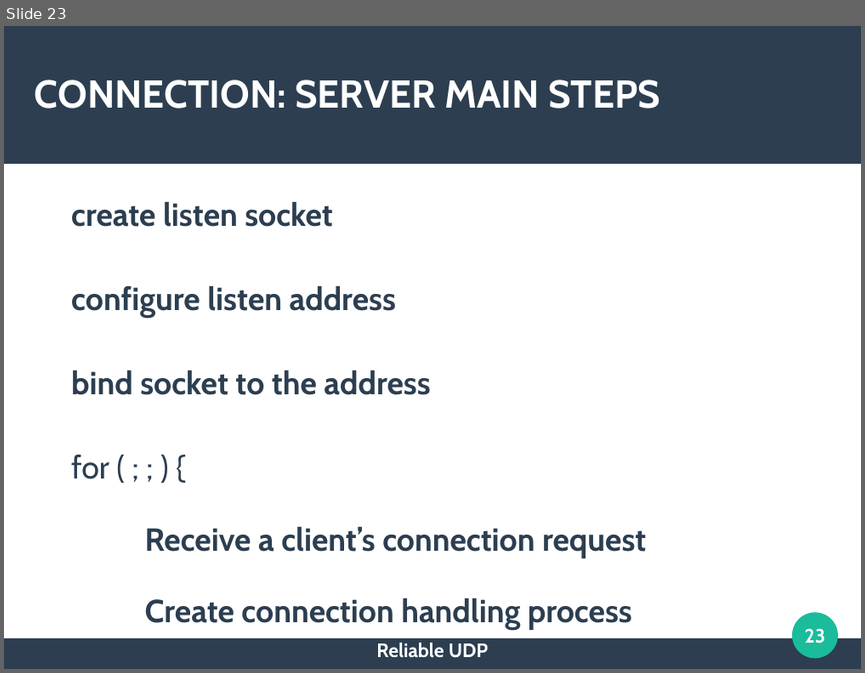
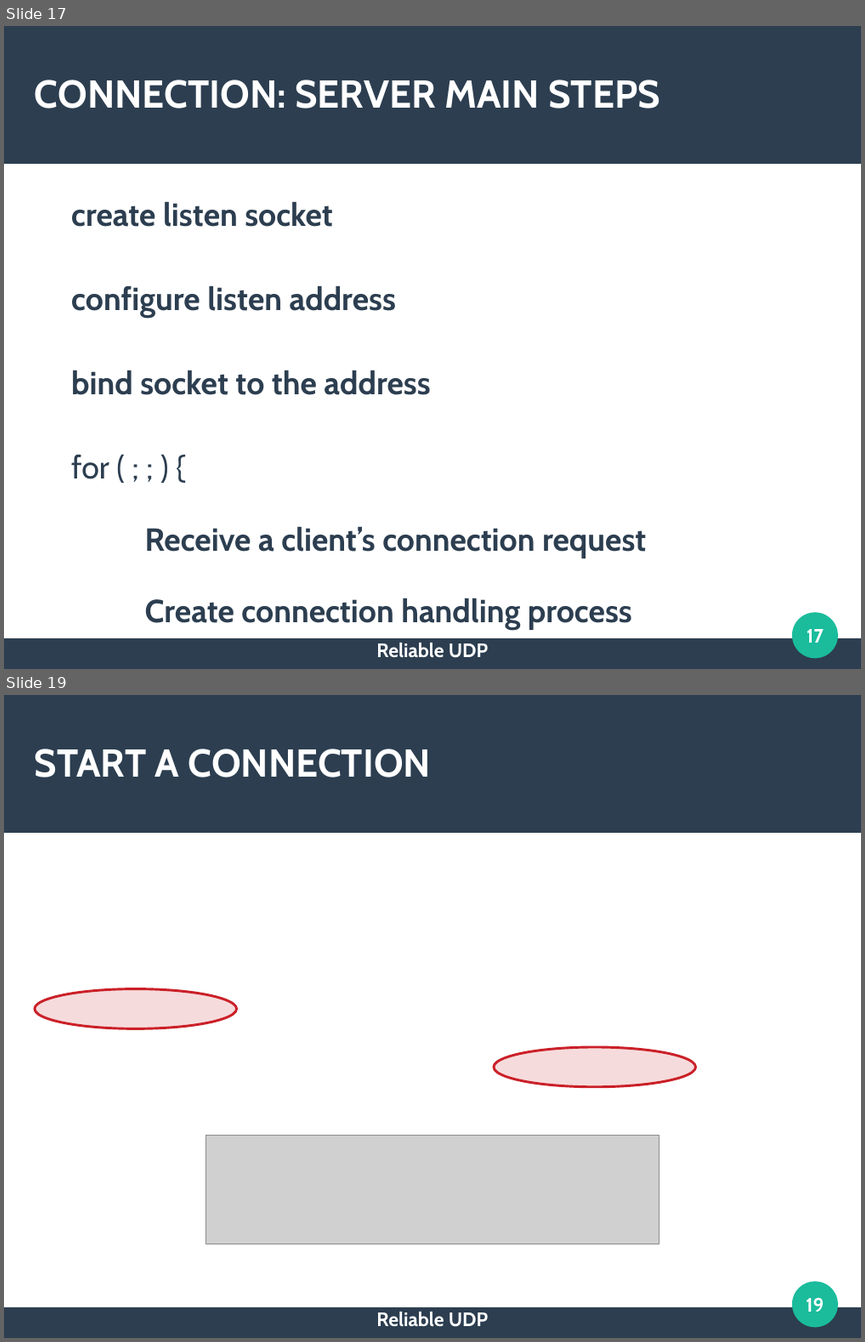
Before and after one commit to RedRum2/reliable-udp, a slide deck: doc/Presentation.odp. Shown one above the other, each under a label of ours: slide 23 before the commit, slides 17 and 19 after it; the slides between them are not shown. The pictures are 865x673 and 865x1342 pixels, drawn with LibreOffice and Linux fonts; fonts in the diff are those of the drawing; grey boxes stand for pictures. Boxes give left, top, right and bottom in pixels: in the first picture for what was removed or moved away, otherwise in the second. Text is boxed around its words. In the diff, an @@ line names an element or a change of style, - is before the commit and + after.

```diff
--- a/doc/Presentation.odp
+++ b/doc/Presentation.odp
@@ slide 19 added at [4, 695, 861, 1338], background #FFFFFF; not listed: 3 template elements that a slide beside it also shows @@
@@ title added at [35, 749, 432, 777], 36 pt, text #FFFFFF, bold @@
+START A CONNECTION
@@ ellipse added at [35, 989, 236, 1028], fill #CB2028 at 16% opacity, outline #CB2028 2.3 pt @@
@@ ellipse added at [494, 1047, 696, 1087], fill #CB2028 at 16% opacity, outline #CB2028 2.3 pt @@
@@ picture added at [206, 1134, 658, 1244] @@
@@ page number added at [806, 1297, 823, 1311], 18 pt, text #FFFFFF, bold @@
+19
@@ text added at [376, 1311, 488, 1327], 18 pt, text #FFFFFF, bold @@
+Reliable UDP
@@ what was slide 23 is now slide 17 @@
@@ page number at [806, 629, 823, 642]: text changed @@
-23
+17
```
Also in this commit, not shown: 10 slides changed, 40 other slides added, 1 slide removed, 26 other files.
